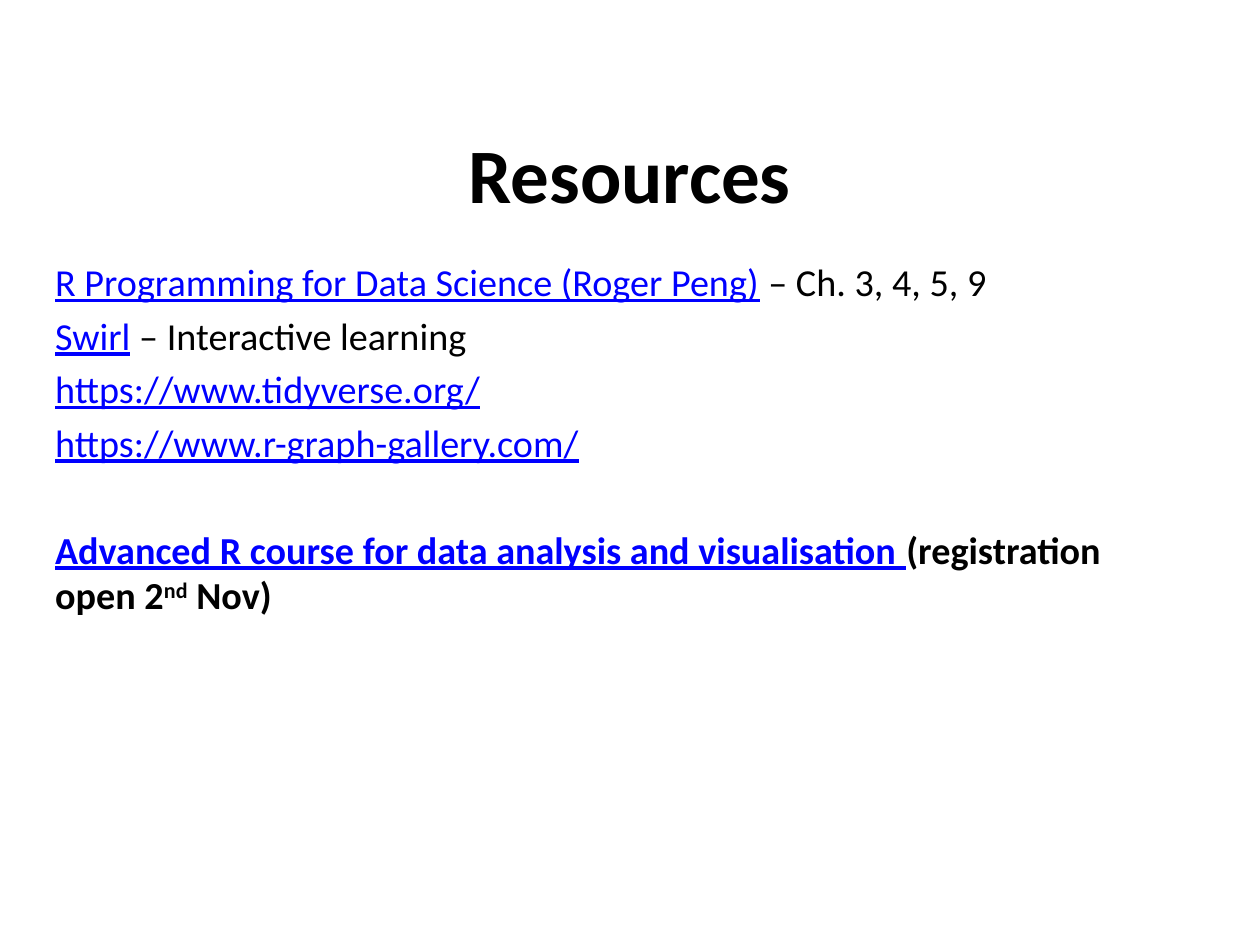
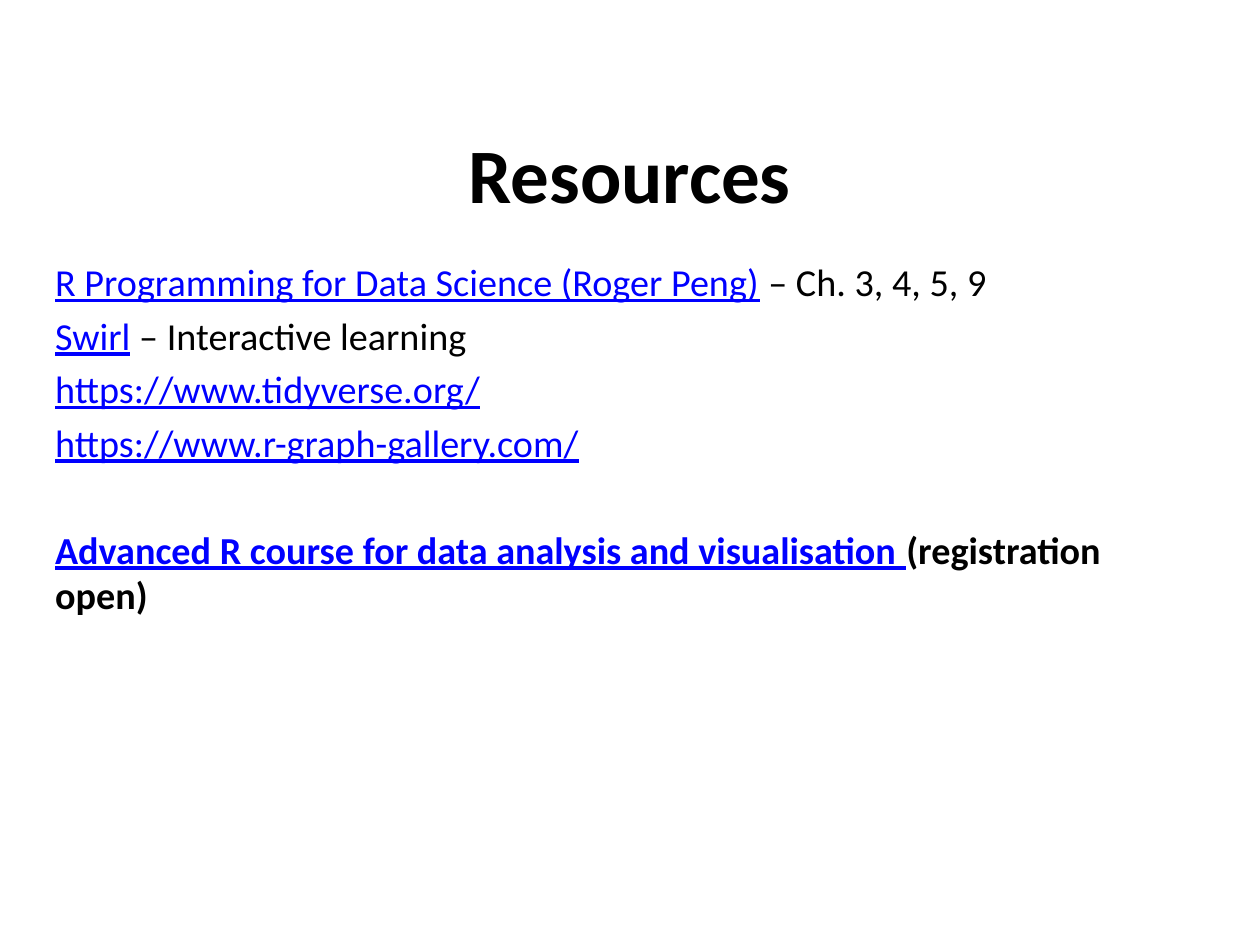
Before and after one commit to sraorao/IFPN_R_intro_MT2022, a slide deck: slide 20 of powerpoint/Session2.pptx. Drawn at 1260x945 pixels with LibreOffice and Linux fonts; fonts in the diff are those of the drawing. Boxes give left, top, right and bottom in pixels: in the first picture for what was removed or moved away, otherwise in the second. Text is boxed around its words. In the diff, an @@ line names an element or a change of style, - is before the commit and + after.

```diff
--- a/powerpoint/Session2.pptx
+++ b/powerpoint/Session2.pptx
@@ text at (55, 536, 1100, 615): text changed @@
-Advanced R course for data analysis and visualisation (registration open 2nd Nov)
+Advanced R course for data analysis and visualisation (registration open)
```
Also in this commit, not shown: 5 other slides changed, 1 other file.
